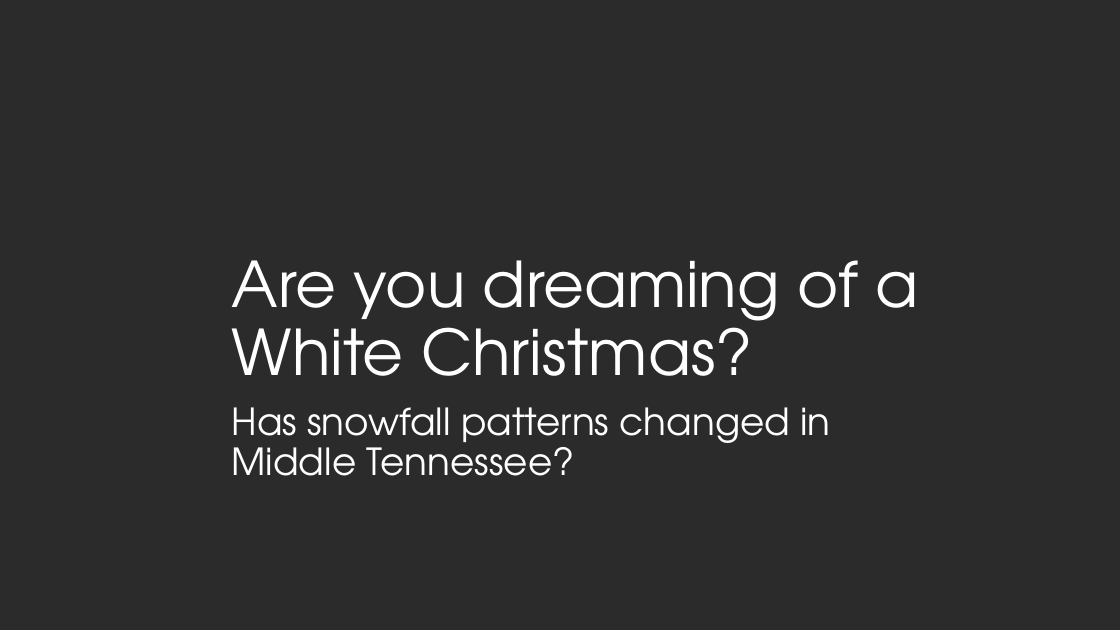
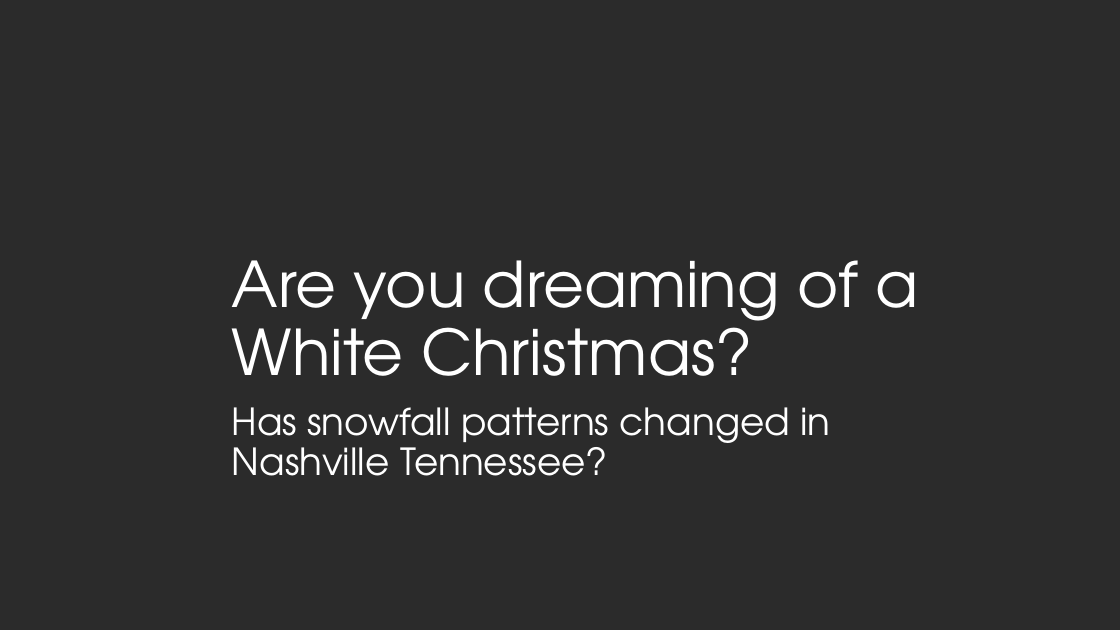
Before and after one commit to robertlanier/capstone, a slide deck: slide 1 of capstone.pptx. Drawn at 1120x630 pixels with LibreOffice and Linux fonts; fonts in the diff are those of the drawing; background and template pictures are left out; a plain dark background stands for a picture behind light text. Boxes give left, top, right and bottom in pixels: in the first picture for what was removed or moved away, otherwise in the second. Text is boxed around its words. In the diff, an @@ line names an element or a change of style, - is before the commit and + after.

Commit message:
updated presentation - rl

```diff
--- a/capstone.pptx
+++ b/capstone.pptx
@@ subtitle at [232, 407, 830, 476]: text changed @@
-Has snowfall patterns changed in Middle Tennessee?
+Has snowfall patterns changed in Nashville Tennessee?
```
